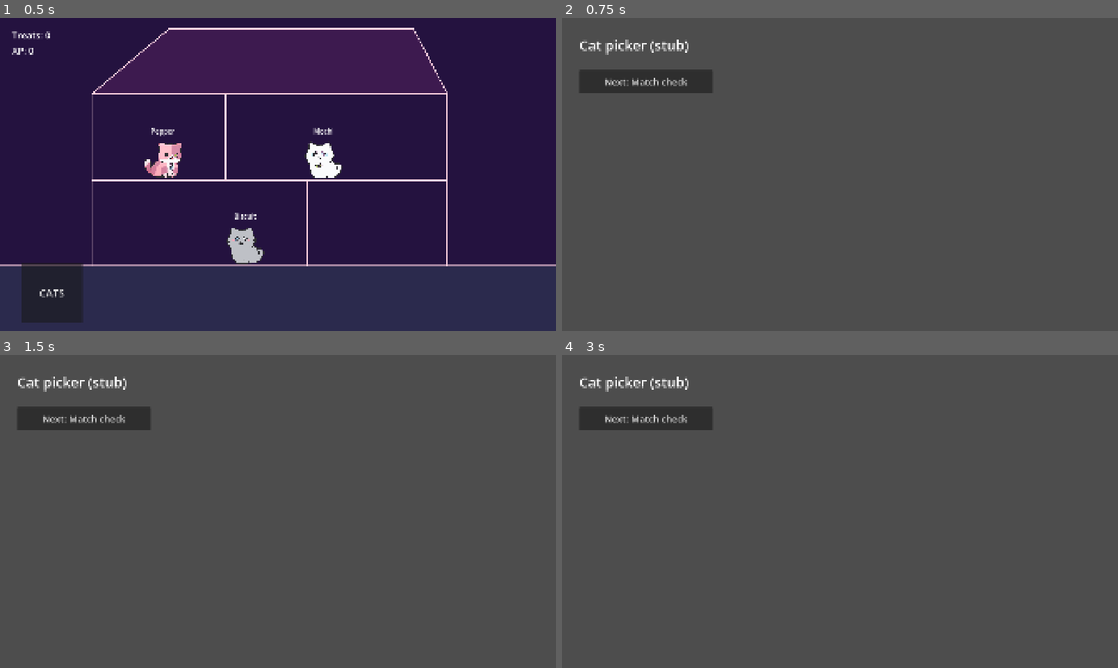
Above: before the commit, frames 1-4 (two rows, left to right).
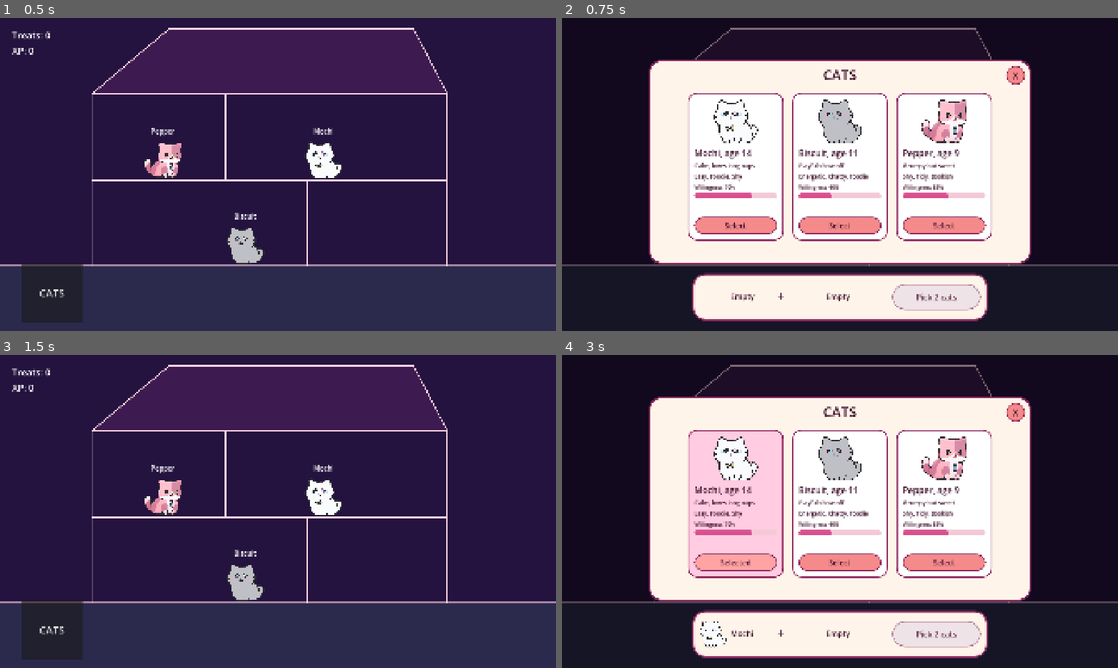
Above: after the commit, the same moments.

Repository: aruorg/pawfect-match-game
Game: Godot game, scene res://main.tscn
The game is run twice, just before and just after one commit, with the same random seed, the same clock (stepped at 60 frames per second) and the same inputs.
Inputs (mouse positions are in pixels of both pictures, inside the frame that each line leads up to):
- Up to frame 1 (0.5 s): no input
- Up to frame 2 (0.75 s): click (884, 158) at 0.52 s
- Up to frame 3 (1.5 s): click (455, 411) at 1.25 s, where only the run after the commit has a clickable "X"
- Up to frame 4 (3 s): click (806, 583) at 2.02 s; click (734, 561) at 2.75 s, where only the run after the commit has a clickable "Select"

Frame 1 is identical in both runs. In frame 2, 99% of the frame differs, in the area x 0-100%, y 0-100%; in frame 3, 100%; in frame 4, 99%.

Commit message:
Build cat picker with cat cards, pair tray and lofi theme
Co-Authored-By: Claude Fable 5.2 <noreply@anthropic.com>

Diff:
--- /dev/null
+++ b/assets/ui/lofi_theme.tres
@@ -0,0 +1,123 @@
+[gd_resource type="Theme" load_steps=10 format=3]
+
+[sub_resource type="StyleBoxFlat" id="panel"]
+bg_color = Color(1, 0.957, 0.918, 1)
+border_width_left = 6
+border_width_top = 6
+border_width_right = 6
+border_width_bottom = 6
+border_color = Color(0.557, 0.165, 0.388, 1)
+corner_radius_top_left = 42
+corner_radius_top_right = 42
+corner_radius_bottom_right = 42
+corner_radius_bottom_left = 42
+
+[sub_resource type="StyleBoxFlat" id="card"]
+bg_color = Color(1, 1, 1, 1)
+border_width_left = 4
+border_width_top = 4
+border_width_right = 4
+border_width_bottom = 4
+border_color = Color(0.557, 0.165, 0.388, 1)
+corner_radius_top_left = 30
+corner_radius_top_right = 30
+corner_radius_bottom_right = 30
+corner_radius_bottom_left = 30
+
+[sub_resource type="StyleBoxFlat" id="button_normal"]
+content_margin_left = 24.0
+content_margin_top = 8.0
+content_margin_right = 24.0
+content_margin_bottom = 8.0
+bg_color = Color(0.961, 0.541, 0.541, 1)
+border_width_left = 4
+border_width_top = 4
+border_width_right = 4
+border_width_bottom = 4
+border_color = Color(0.557, 0.165, 0.388, 1)
+corner_radius_top_left = 45
+corner_radius_top_right = 45
+corner_radius_bottom_right = 45
+corner_radius_bottom_left = 45
+
+[sub_resource type="StyleBoxFlat" id="button_hover"]
+content_margin_left = 24.0
+content_margin_top = 8.0
+content_margin_right = 24.0
+content_margin_bottom = 8.0
+bg_color = Color(1, 0.639, 0.639, 1)
+border_width_left = 4
+border_width_top = 4
+border_width_right = 4
+border_width_bottom = 4
+border_color = Color(0.557, 0.165, 0.388, 1)
+corner_radius_top_left = 45
+corner_radius_top_right = 45
+corner_radius_bottom_right = 45
+corner_radius_bottom_left = 45
+
+[sub_resource type="StyleBoxFlat" id="button_pressed"]
+content_margin_left = 24.0
+content_margin_top = 8.0
+content_margin_right = 24.0
+content_margin_bottom = 8.0
+bg_color = Color(0.851, 0.31, 0.561, 1)
+border_width_left = 4
+border_width_top = 4
+border_width_right = 4
+border_width_bottom = 4
+border_color = Color(0.557, 0.165, 0.388, 1)
+corner_radius_top_left = 45
+corner_radius_top_right = 45
+corner_radius_bottom_right = 45
+corner_radius_bottom_left = 45
+
+[sub_resource type="StyleBoxFlat" id="button_disabled"]
+content_margin_left = 24.0
+content_margin_top = 8.0
+content_margin_right = 24.0
+content_margin_bottom = 8.0
+bg_color = Color(0.933, 0.89, 0.906, 1)
+border_width_left = 4
+border_width_top = 4
+border_width_right = 4
+border_width_bottom = 4
+border_color = Color(0.69, 0.478, 0.584, 1)
+corner_radius_top_left = 45
+corner_radius_top_right = 45
+corner_radius_bottom_right = 45
+corner_radius_bottom_left = 45
+
+[sub_resource type="StyleBoxEmpty" id="button_focus"]
+
+[sub_resource type="StyleBoxFlat" id="bar_background"]
+bg_color = Color(0.953, 0.788, 0.839, 1)
+corner_radius_top_left = 8
+corner_radius_top_right = 8
+corner_radius_bottom_right = 8
+corner_radius_bottom_left = 8
+
+[sub_resource type="StyleBoxFlat" id="bar_fill"]
+bg_color = Color(0.851, 0.31, 0.561, 1)
+corner_radius_top_left = 8
+corner_radius_top_right = 8
+corner_radius_bottom_right = 8
+corner_radius_bottom_left = 8
+
+[resource]
+Button/colors/font_color = Color(0.239, 0.059, 0.169, 1)
+Button/colors/font_disabled_color = Color(0.42, 0.227, 0.333, 1)
+Button/colors/font_focus_color = Color(0.239, 0.059, 0.169, 1)
+Button/colors/font_hover_color = Color(0.239, 0.059, 0.169, 1)
+Button/colors/font_hover_pressed_color = Color(1, 1, 1, 1)
+Button/colors/font_pressed_color = Color(1, 1, 1, 1)
+Button/styles/disabled = SubResource("button_disabled")
+Button/styles/focus = SubResource("button_focus")
+Button/styles/hover = SubResource("button_hover")
+Button/styles/normal = SubResource("button_normal")
+Button/styles/pressed = SubResource("button_pressed")
+Label/colors/font_color = Color(0.239, 0.059, 0.169, 1)
+Panel/styles/panel = SubResource("panel")
+PanelContainer/styles/panel = SubResource("card")
+ProgressBar/styles/background = SubResource("bar_background")
+ProgressBar/styles/fill = SubResource("bar_fill")
--- /dev/null
+++ b/scenes/cat_card.tscn
@@ -0,0 +1,63 @@
+[gd_scene load_steps=2 format=3]
+
+[ext_resource type="Script" path="res://scripts/cat_card.gd" id="1_script"]
+
+[node name="CatCard" type="PanelContainer"]
+custom_minimum_size = Vector2(330, 510)
+script = ExtResource("1_script")
+
+[node name="Margin" type="MarginContainer" parent="."]
+layout_mode = 2
+theme_override_constants/margin_left = 18
+theme_override_constants/margin_top = 18
+theme_override_constants/margin_right = 18
+theme_override_constants/margin_bottom = 18
+
+[node name="Rows" type="VBoxContainer" parent="Margin"]
+layout_mode = 2
+theme_override_constants/separation = 9
+
+[node name="Portrait" type="TextureRect" parent="Margin/Rows"]
+custom_minimum_size = Vector2(0, 156)
+layout_mode = 2
+expand_mode = 1
+stretch_mode = 5
+
+[node name="NameLabel" type="Label" parent="Margin/Rows"]
+layout_mode = 2
+theme_override_font_sizes/font_size = 30
+text = "Name, age 0"
+
+[node name="PersonalityLabel" type="Label" parent="Margin/Rows"]
+layout_mode = 2
+theme_override_font_sizes/font_size = 20
+text = "Personality"
+autowrap_mode = 3
+
+[node name="TraitsLabel" type="Label" parent="Margin/Rows"]
+layout_mode = 2
+theme_override_font_sizes/font_size = 20
+text = "Trait, Trait, Trait"
+autowrap_mode = 3
+
+[node name="WillingnessLabel" type="Label" parent="Margin/Rows"]
+layout_mode = 2
+theme_override_font_sizes/font_size = 18
+text = "Willingness 0%"
+
+[node name="WillingnessBar" type="ProgressBar" parent="Margin/Rows"]
+custom_minimum_size = Vector2(0, 16)
+layout_mode = 2
+show_percentage = false
+
+[node name="Spacer" type="Control" parent="Margin/Rows"]
+layout_mode = 2
+size_flags_vertical = 3
+
+[node name="SelectButton" type="Button" parent="Margin/Rows"]
+custom_minimum_size = Vector2(0, 60)
+layout_mode = 2
+theme_override_font_sizes/font_size = 26
+text = "Select"
+
+[connection signal="pressed" from="Margin/Rows/SelectButton" to="." method="_on_select_button_pressed"]
--- a/scenes/cat_picker.tscn
+++ b/scenes/cat_picker.tscn
@@ -1,6 +1,8 @@
-[gd_scene load_steps=2 format=3]
+[gd_scene load_steps=4 format=3]
 
 [ext_resource type="Script" path="res://scripts/cat_picker.gd" id="1_script"]
+[ext_resource type="Texture2D" path="res://assets/studio/studio_background.png" id="2_background"]
+[ext_resource type="Theme" path="res://assets/ui/lofi_theme.tres" id="3_theme"]
 
 [node name="CatPicker" type="Control"]
 layout_mode = 3
@@ -9,24 +11,116 @@
 anchor_bottom = 1.0
 grow_horizontal = 2
 grow_vertical = 2
+theme = ExtResource("3_theme")
 script = ExtResource("1_script")
 
-[node name="TitleLabel" type="Label" parent="."]
+[node name="Background" type="TextureRect" parent="."]
 layout_mode = 0
-offset_left = 60.0
+offset_right = 1920.0
+offset_bottom = 1080.0
+texture = ExtResource("2_background")
+
+[node name="Dim" type="ColorRect" parent="."]
+layout_mode = 0
+offset_right = 1920.0
+offset_bottom = 1080.0
+color = Color(0, 0, 0, 0.5)
+
+[node name="Panel" type="Panel" parent="."]
+layout_mode = 0
+offset_left = 300.0
+offset_top = 144.0
+offset_right = 1620.0
+offset_bottom = 849.0
+
+[node name="TitleLabel" type="Label" parent="Panel"]
+layout_mode = 0
+offset_top = 18.0
+offset_right = 1320.0
+offset_bottom = 84.0
+theme_override_font_sizes/font_size = 48
+text = "CATS"
+horizontal_alignment = 1
+
+[node name="CloseButton" type="Button" parent="Panel"]
+layout_mode = 0
+offset_left = 1233.0
+offset_top = 21.0
+offset_right = 1299.0
+offset_bottom = 87.0
+theme_override_font_sizes/font_size = 30
+text = "X"
+
+[node name="Cards" type="HBoxContainer" parent="Panel"]
+layout_mode = 0
+offset_left = 135.0
+offset_top = 114.0
+offset_right = 1185.0
+offset_bottom = 624.0
+theme_override_constants/separation = 30
+alignment = 1
+
+[node name="Tray" type="Panel" parent="."]
+layout_mode = 0
+offset_left = 450.0
+offset_top = 882.0
+offset_right = 1470.0
+offset_bottom = 1044.0
+
+[node name="SlotAPicture" type="TextureRect" parent="Tray"]
+layout_mode = 0
+offset_left = 24.0
+offset_top = 33.0
+offset_right = 120.0
+offset_bottom = 129.0
+expand_mode = 1
+stretch_mode = 5
+
+[node name="SlotALabel" type="Label" parent="Tray"]
+layout_mode = 0
+offset_left = 132.0
 offset_top = 60.0
-offset_right = 1000.0
-offset_bottom = 140.0
-theme_override_font_sizes/font_size = 48
-text = "Cat picker (stub)"
+offset_right = 282.0
+offset_bottom = 102.0
+theme_override_font_sizes/font_size = 27
+text = "Empty"
 
-[node name="NextButton" type="Button" parent="."]
+[node name="PlusLabel" type="Label" parent="Tray"]
 layout_mode = 0
-offset_left = 60.0
-offset_top = 180.0
-offset_right = 520.0
-offset_bottom = 260.0
-theme_override_font_sizes/font_size = 32
-text = "Next: Match check"
+offset_left = 294.0
+offset_top = 48.0
+offset_right = 336.0
+offset_bottom = 114.0
+theme_override_font_sizes/font_size = 42
+text = "+"
 
-[connection signal="pressed" from="NextButton" to="." method="_on_next_button_pressed"]
+[node name="SlotBPicture" type="TextureRect" parent="Tray"]
+layout_mode = 0
+offset_left = 354.0
+offset_top = 33.0
+offset_right = 450.0
+offset_bottom = 129.0
+expand_mode = 1
+stretch_mode = 5
+
+[node name="SlotBLabel" type="Label" parent="Tray"]
+layout_mode = 0
+offset_left = 462.0
+offset_top = 60.0
+offset_right = 612.0
+offset_bottom = 102.0
+theme_override_font_sizes/font_size = 27
+text = "Empty"
+
+[node name="CheckMatchButton" type="Button" parent="Tray"]
+layout_mode = 0
+offset_left = 690.0
+offset_top = 36.0
+offset_right = 996.0
+offset_bottom = 126.0
+theme_override_font_sizes/font_size = 28
+disabled = true
+text = "Pick 2 cats"
+
+[connection signal="pressed" from="Panel/CloseButton" to="." method="_on_close_button_pressed"]
+[connection signal="pressed" from="Tray/CheckMatchButton" to="." method="_on_check_match_button_pressed"]
--- /dev/null
+++ b/scripts/cat_card.gd
@@ -0,0 +1,47 @@
+extends PanelContainer
+## One cat card: portrait, name, traits, willingness and a Select button.
+##
+## The card does not decide anything itself. When its button is pressed it
+## sends out the "select_pressed" signal, and the screen that owns the card
+## (the cat picker) decides what happens.
+
+## Sent when the Select button is pressed. Carries this card's cat.
+signal select_pressed(cat: Dictionary)
+
+## The cat this card is showing.
+var cat: Dictionary = {}
+
+@onready var portrait: TextureRect = $Margin/Rows/Portrait
+@onready var name_label: Label = $Margin/Rows/NameLabel
+@onready var personality_label: Label = $Margin/Rows/PersonalityLabel
+@onready var traits_label: Label = $Margin/Rows/TraitsLabel
+@onready var willingness_label: Label = $Margin/Rows/WillingnessLabel
+@onready var willingness_bar: ProgressBar = $Margin/Rows/WillingnessBar
+@onready var select_button: Button = $Margin/Rows/SelectButton
+
+
+## Fills the card with one cat's data.
+## Call this after the card has been added to a screen with add_child().
+func setup(new_cat: Dictionary) -> void:
+	cat = new_cat
+	portrait.texture = load(cat["image"])
+	name_label.text = "%s, age %d" % [cat["name"], cat["age"]]
+	personality_label.text = cat["personality"]
+	# join() glues the list of traits into one text: "Lazy, Foodie, Shy"
+	traits_label.text = ", ".join(PackedStringArray(cat["traits"]))
+	willingness_label.text = "Willingness %d%%" % cat["willingness"]
+	willingness_bar.value = cat["willingness"]
+
+
+## Changes how the card looks when its cat is picked or not picked.
+func set_selected(is_selected: bool) -> void:
+	if is_selected:
+		select_button.text = "Selected"
+		self_modulate = Color(1, 0.8, 0.88)  # pink tint on the card background
+	else:
+		select_button.text = "Select"
+		self_modulate = Color(1, 1, 1)  # normal colour
+
+
+func _on_select_button_pressed() -> void:
+	select_pressed.emit(cat)
--- a/scripts/cat_picker.gd
+++ b/scripts/cat_picker.gd
@@ -1,6 +1,78 @@
 extends Control
-## Cat picker screen. Stub for now: only a title and a button.
+## Cat picker screen: shows a card for every cat and lets the player pick two.
+
+## The card scene. "preload" loads it once, ready to be copied for each cat.
+const CAT_CARD_SCENE := preload("res://scenes/cat_card.tscn")
+
+## The cats the player has picked so far (never more than two).
+var selected_cats: Array = []
+
+## All the cards on screen, so their look can be updated after each pick.
+var cards: Array = []
+
+@onready var cards_row: HBoxContainer = $Panel/Cards
+@onready var slot_a_picture: TextureRect = $Tray/SlotAPicture
+@onready var slot_a_label: Label = $Tray/SlotALabel
+@onready var slot_b_picture: TextureRect = $Tray/SlotBPicture
+@onready var slot_b_label: Label = $Tray/SlotBLabel
+@onready var check_match_button: Button = $Tray/CheckMatchButton
 
 
-func _on_next_button_pressed() -> void:
+func _ready() -> void:
+	# Make one card per cat and listen for its Select button.
+	for cat in CatData.CATS:
+		var card = CAT_CARD_SCENE.instantiate()
+		cards_row.add_child(card)
+		card.setup(cat)
+		card.select_pressed.connect(_on_card_select_pressed)
+		cards.append(card)
+	_refresh()
+
+
+## Runs when any card's Select button is pressed.
+func _on_card_select_pressed(cat: Dictionary) -> void:
+	if selected_cats.has(cat):
+		# Already picked: unpick it.
+		selected_cats.erase(cat)
+	elif selected_cats.size() < 2:
+		# Room for one more: pick it.
+		selected_cats.append(cat)
+	else:
+		# Two are already picked: the new cat replaces the second one.
+		selected_cats[1] = cat
+	_refresh()
+
+
+## Updates everything on screen to match the current picks.
+func _refresh() -> void:
+	for card in cards:
+		card.set_selected(selected_cats.has(card.cat))
+
+	_show_slot(slot_a_picture, slot_a_label, 0)
+	_show_slot(slot_b_picture, slot_b_label, 1)
+
+	var pair_ready := selected_cats.size() == 2
+	check_match_button.disabled = not pair_ready
+	check_match_button.text = "Check match" if pair_ready else "Pick 2 cats"
+
+
+## Shows one picked cat in a tray slot, or "Empty" if that slot has no cat.
+func _show_slot(picture: TextureRect, label: Label, index: int) -> void:
+	if index < selected_cats.size():
+		var cat: Dictionary = selected_cats[index]
+		picture.texture = load(cat["image"])
+		label.text = cat["name"]
+	else:
+		picture.texture = null
+		label.text = "Empty"
+
+
+func _on_check_match_button_pressed() -> void:
+	# Remember the pair so the next screens know which cats are on the date.
+	GameState.cat_a = selected_cats[0]
+	GameState.cat_b = selected_cats[1]
 	get_tree().change_scene_to_file("res://scenes/match_check.tscn")
+
+
+func _on_close_button_pressed() -> void:
+	get_tree().change_scene_to_file("res://scenes/studio.tscn")
Not shown, added: scripts/cat_card.gd.uid
